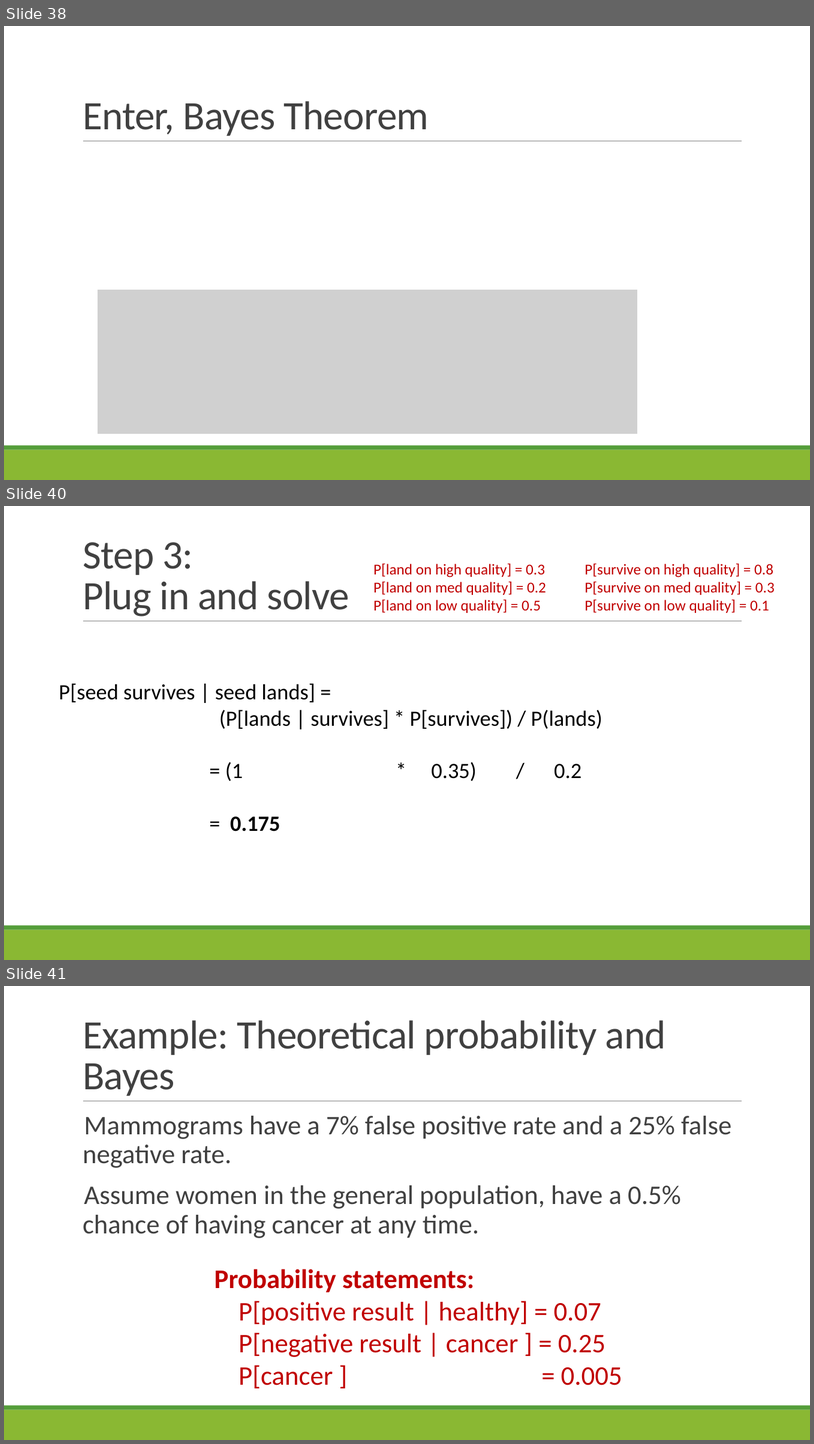
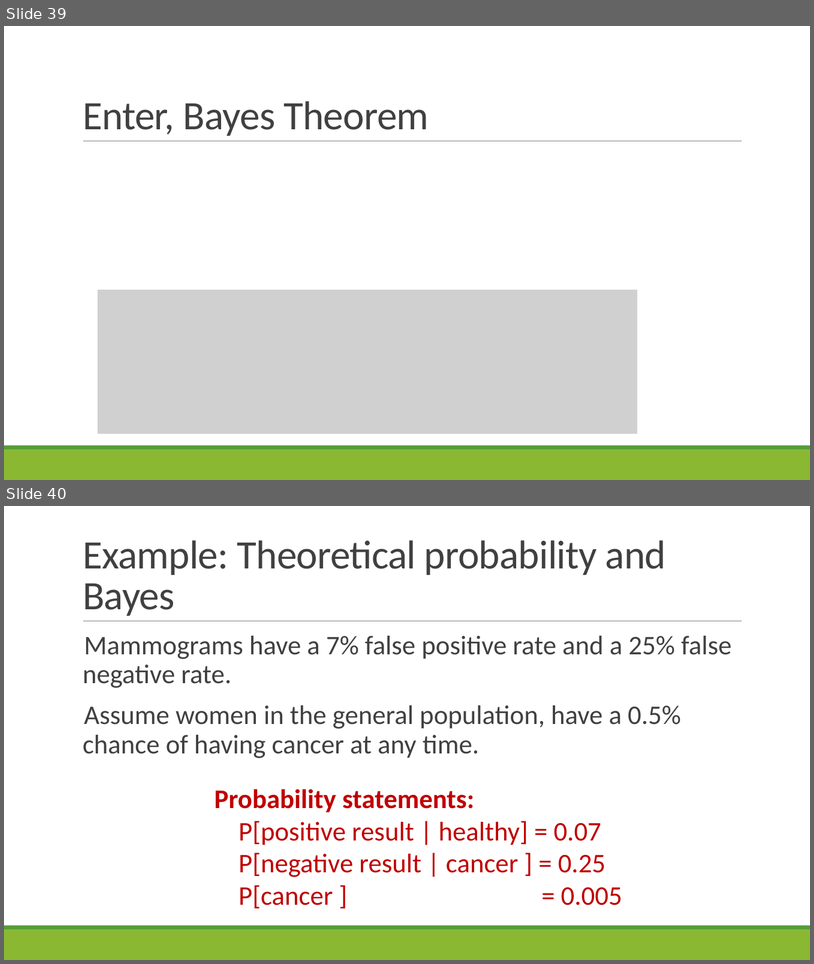
Before and after one commit to sjspielman/bio5312_fall2017, a slide deck: slides/day3_probability.pptx. Shown one above the other, each under a label of ours: slides 38, 40 and 41 before the commit, slides 39 and 40 after it; the slides between them are not shown. The pictures are 814x1444 and 814x964 pixels, drawn with LibreOffice and Linux fonts; fonts in the diff are those of the drawing; grey boxes stand for pictures. Boxes give left, top, right and bottom in pixels: in the first picture for what was removed or moved away, otherwise in the second. Text is boxed around its words. In the diff, an @@ line names an element or a change of style, - is before the commit and + after.

```diff
--- a/slides/day3_probability.pptx
+++ b/slides/day3_probability.pptx
@@ slide 40 removed at bbox=[4, 506, 810, 960], background #FFFFFF; not listed: 3 template elements that a slide beside it also shows @@
@@ title removed at bbox=[83, 542, 350, 616] @@
-Step 3:
-Plug in and solve
@@ text removed at bbox=[374, 563, 546, 613] @@
-P[land on high quality] = 0.3
-P[land on med quality] = 0.2
-P[land on low quality] = 0.5
@@ text removed at bbox=[585, 563, 775, 613] @@
-P[survive on high quality] = 0.8
-P[survive on med quality] = 0.3
-P[survive on low quality] = 0.1
@@ text removed at bbox=[59, 683, 603, 831] @@
-P[seed survives | seed lands] =
-(P[lands | survives] * P[survives]) / P(lands)
-= (1 * 0.35) / 0.2
-= 0.175
@@ what was slide 38 is now slide 39 @@
@@ what was slide 41 is now slide 40 @@
```
Also in this commit, not shown: 2 slides changed, 1 other file.
